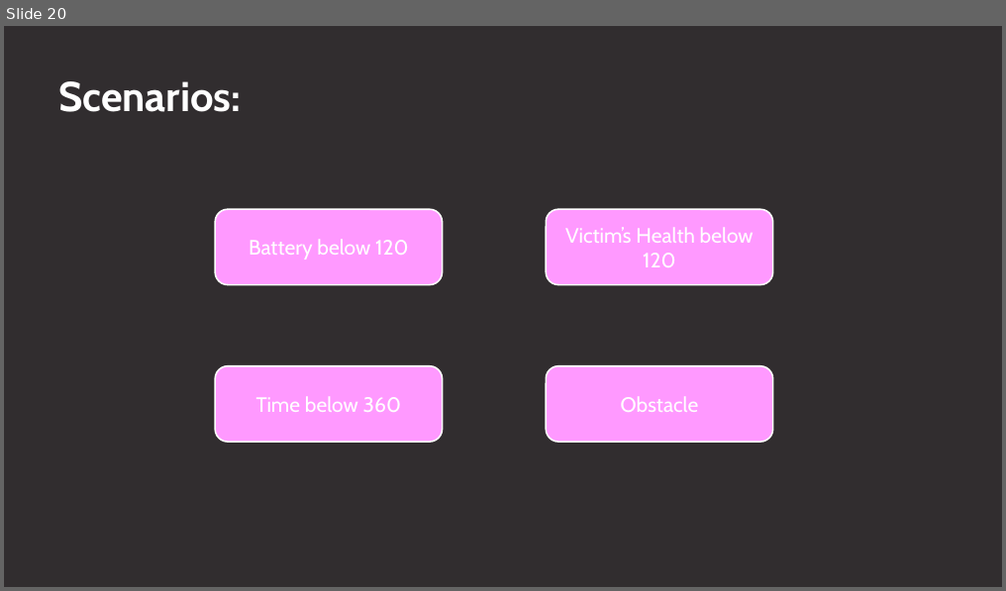
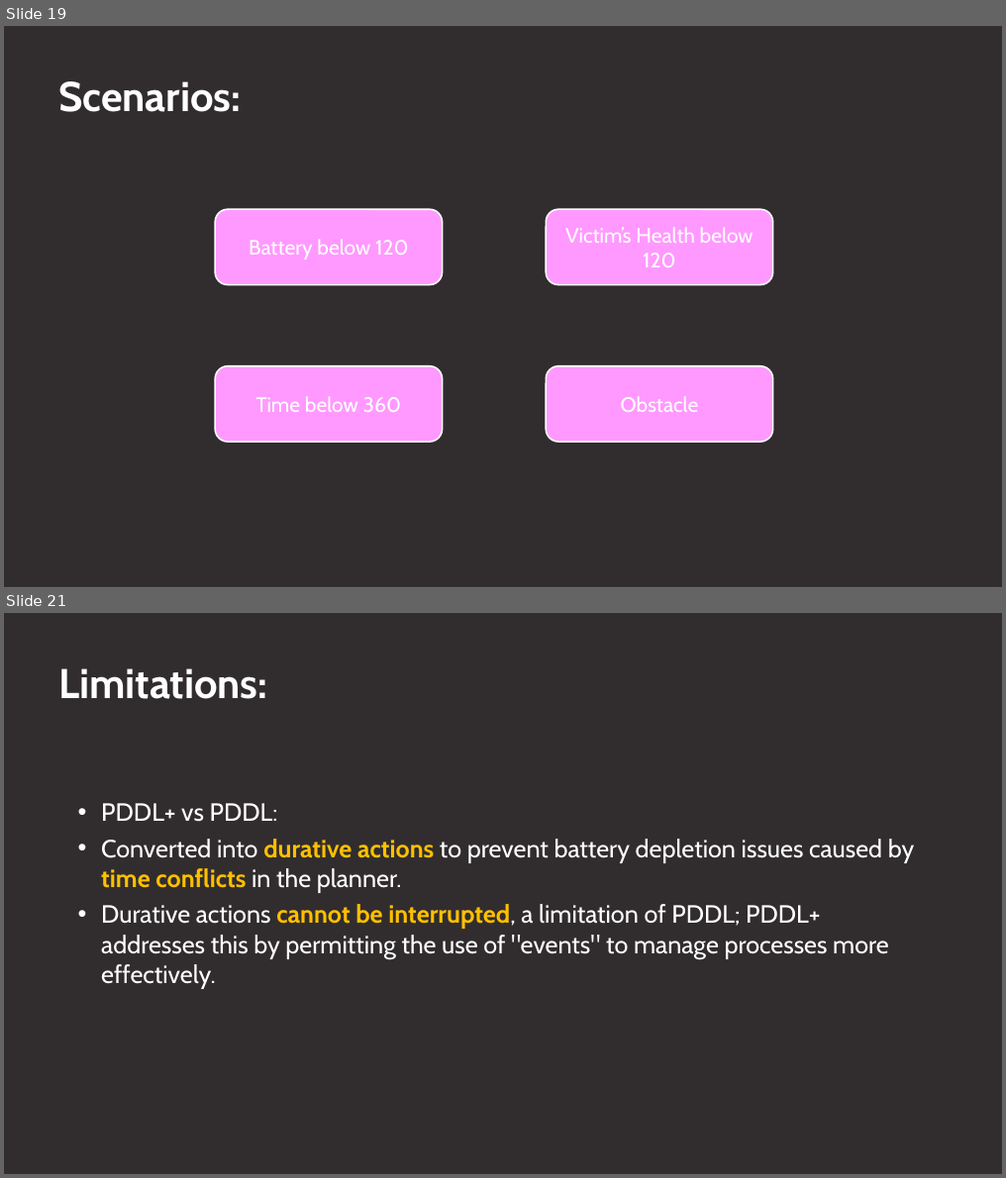
Before and after one commit to Stef504/Artificial-Intelligence-II---PDDL-PDDL-, a slide deck: AI-Presentation.pptx. Shown one above the other, each under a label of ours: slide 20 before the commit, slides 19 and 21 after it; the slides between them are not shown. The pictures are 1006x591 and 1006x1178 pixels, drawn with LibreOffice and Linux fonts; fonts in the diff are those of the drawing. Boxes give left, top, right and bottom in pixels: in the first picture for what was removed or moved away, otherwise in the second. Text is boxed around its words. In the diff, an @@ line names an element or a change of style, - is before the commit and + after.

```diff
--- a/AI-Presentation.pptx
+++ b/AI-Presentation.pptx
@@ slide 21 added at bbox=[4, 613, 1002, 1174], background #312D2F @@
@@ text added at bbox=[58, 668, 267, 699], 40 pt, text #FFFFFF, bold @@
+Limitations:
@@ text added at bbox=[101, 803, 914, 989], 24 pt, text #FFFFFF @@
+• PDDL+ vs PDDL:
+• Converted into durative actions to prevent battery depletion issues caused by time conflicts in the planner.
+• Durative actions cannot be interrupted, a limitation of PDDL; PDDL+ addresses this by permitting the use of "events" to manage processes more effectively.
@@ what was slide 20 is now slide 19 @@
```
Also in this commit, not shown: 7 slides changed, 1 other slide added, 1 slide removed, 13 other files.
